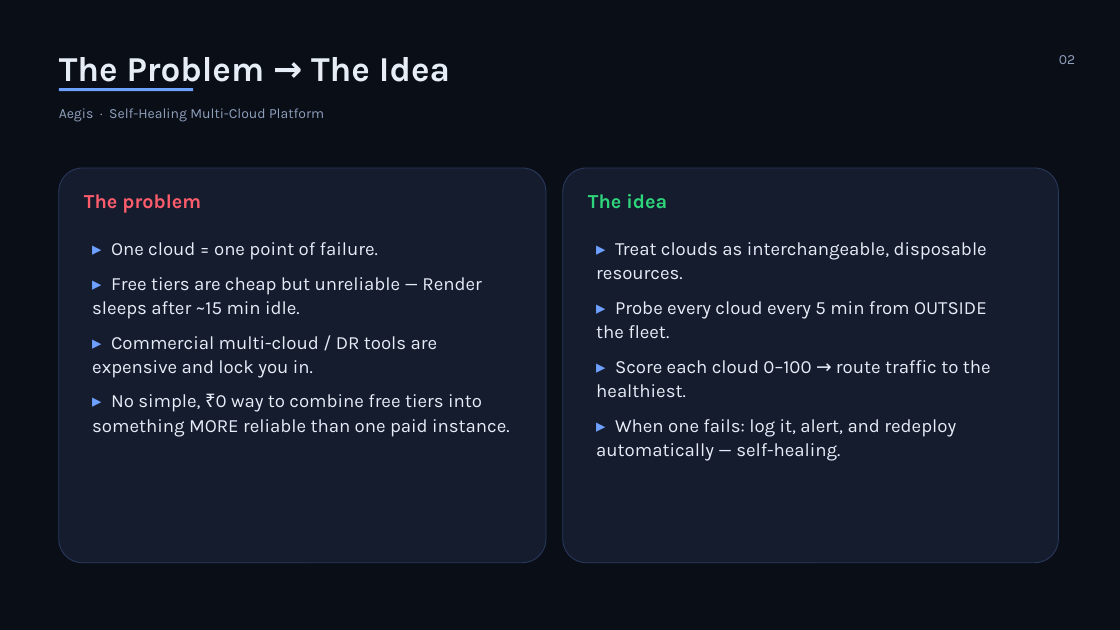
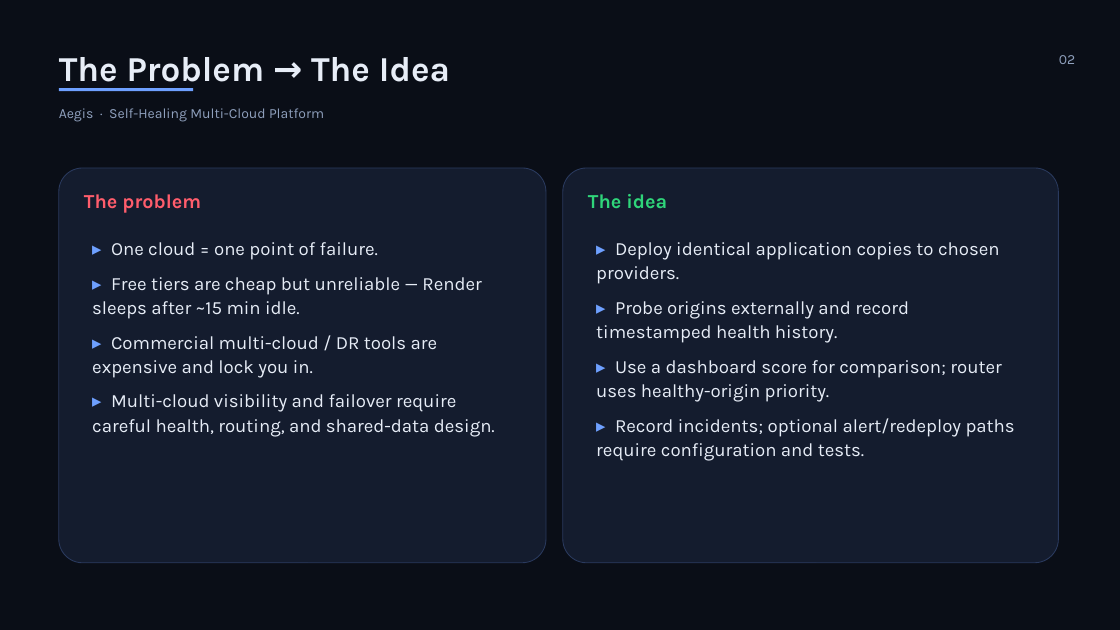
Before and after one commit to Manav32478/aegis-platform-, a slide deck: slide 2 of docs/EVAL2_PRESENTATION.pptx. Drawn at 1120x630 pixels with LibreOffice and Linux fonts; fonts in the diff are those of the drawing. Boxes give left, top, right and bottom in pixels: in the first picture for what was removed or moved away, otherwise in the second. Text is boxed around its words. In the diff, an @@ line names an element or a change of style, - is before the commit and + after.

Commit message:
Update Aegis Vercel diagnostics and app origin

```diff
--- a/docs/EVAL2_PRESENTATION.pptx
+++ b/docs/EVAL2_PRESENTATION.pptx
@@ text at (596,242,1015,461): text changed @@
-▸ Treat clouds as interchangeable, disposable resources.
-▸ Probe every cloud every 5 min from OUTSIDE the fleet.
-▸ Score each cloud 0–100 → route traffic to the healthiest.
-▸ When one fails: log it, alert, and redeploy automatically — self-healing.
+▸ Deploy identical application copies to chosen providers.
+▸ Probe origins externally and record timestamped health history.
+▸ Use a dashboard score for comparison; router uses healthy-origin priority.
+▸ Record incidents; optional alert/redeploy paths require configuration and tests.
@@ text at (92,394,495,437): text changed @@
-▸ No simple, ₹0 way to combine free tiers into something MORE reliable than one paid instance.
+▸ Multi-cloud visibility and failover require careful health, routing, and shared-data design.
```
Also in this commit, not shown: 9 other slides changed, 30 other files.
